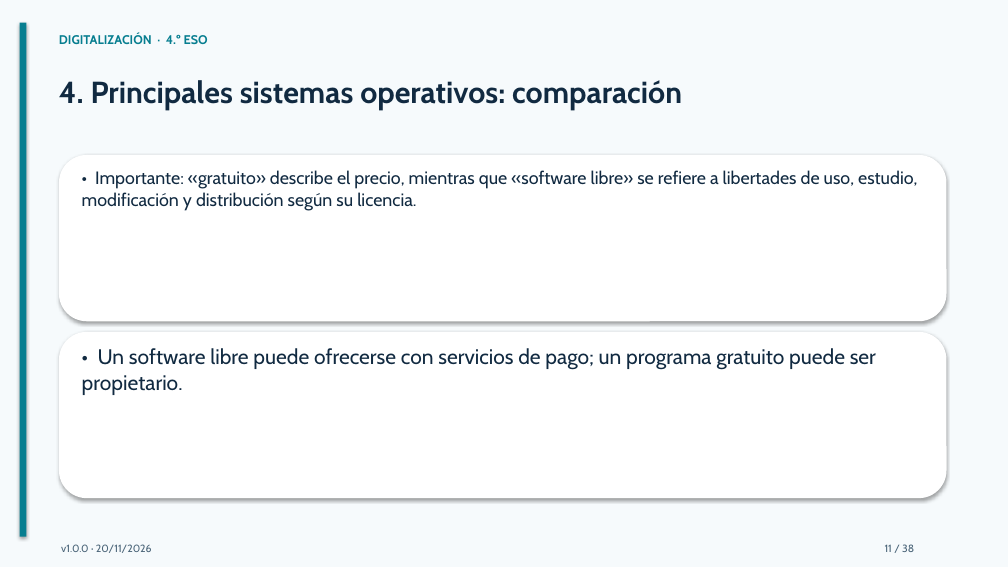
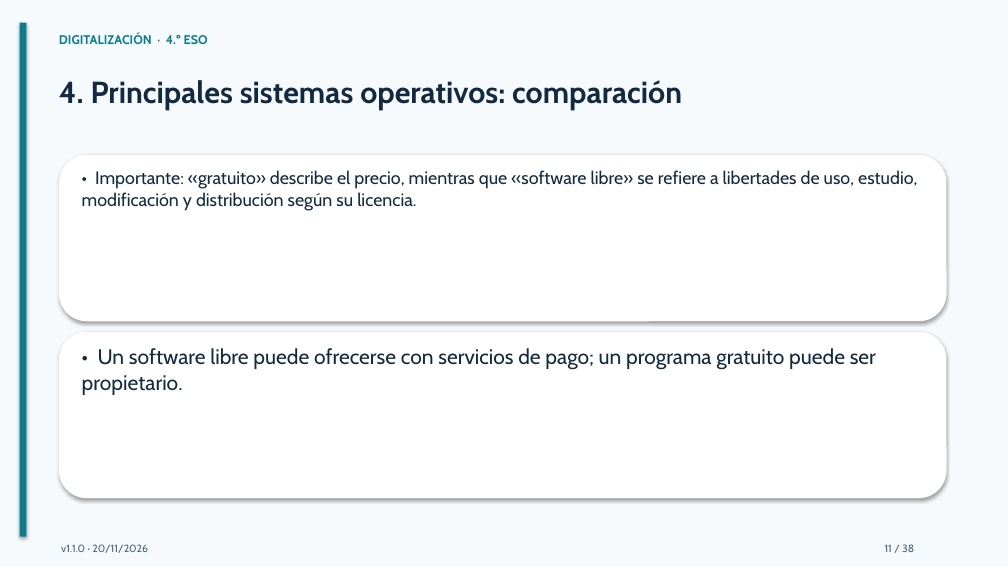
Before and after one commit to bitschips/digitaliza4, a slide deck: slide 11 of temas/tema-02-sistemas-operativos/presentaciones/tema-02-sistemas-operativos.pptx. Drawn at 1008x567 pixels with LibreOffice and Linux fonts; fonts in the diff are those of the drawing. Boxes give left, top, right and bottom in pixels: in the first picture for what was removed or moved away, otherwise in the second. Text is boxed around its words. In the diff, an @@ line names an element or a change of style, - is before the commit and + after.

```diff
--- a/temas/tema-02-sistemas-operativos/presentaciones/tema-02-sistemas-operativos.pptx
+++ b/temas/tema-02-sistemas-operativos/presentaciones/tema-02-sistemas-operativos.pptx
@@ text at (61, 544, 148, 553): text changed @@
-v1.0.0 · 20/11/2026
+v1.1.0 · 20/11/2026
```
Also in this commit, not shown: 37 other slides changed, 2 other files.
